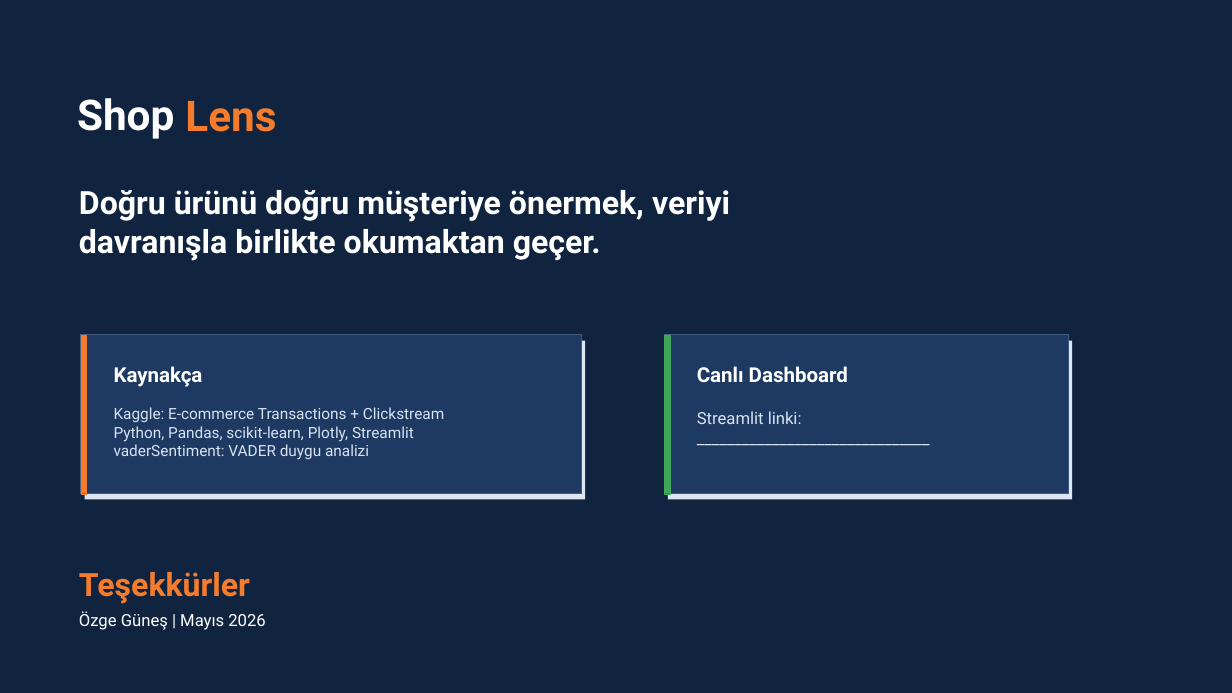
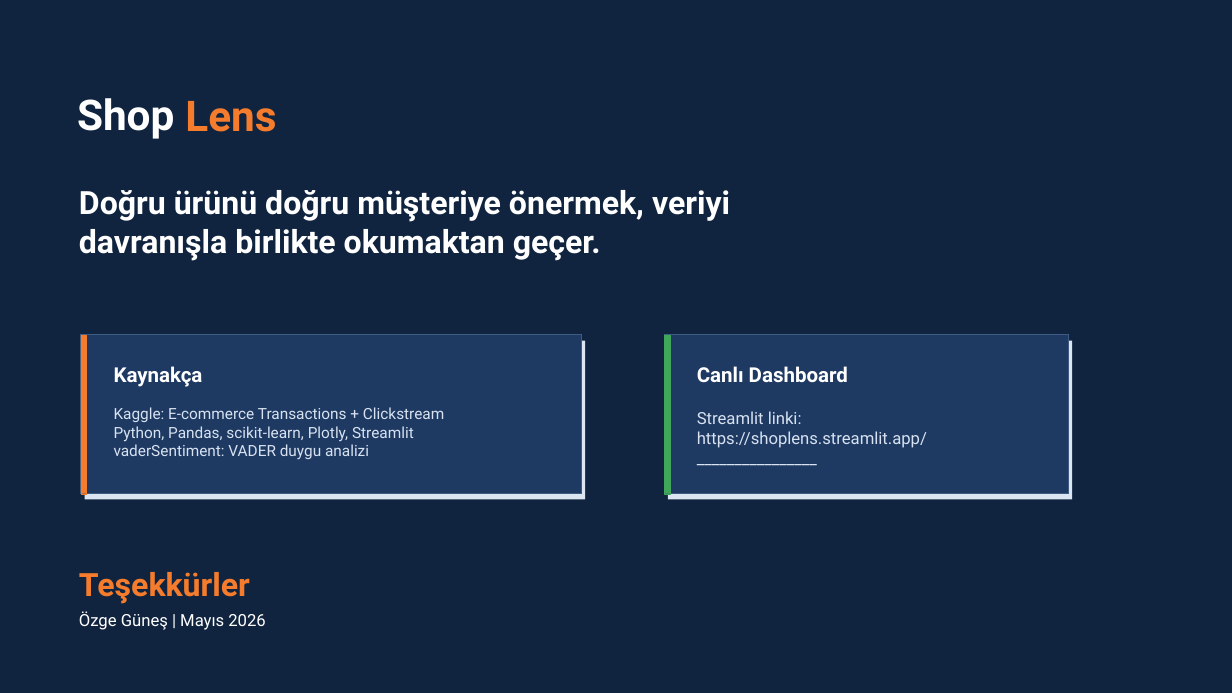
Before and after one commit to ozgunes91/ShopLens, a slide deck: slide 20 of ShopLens_Sunum_Final.pptx. Drawn at 1232x693 pixels with LibreOffice and Linux fonts; fonts in the diff are those of the drawing. Boxes give left, top, right and bottom in pixels: in the first picture for what was removed or moved away, otherwise in the second. Text is boxed around its words. In the diff, an @@ line names an element or a change of style, - is before the commit and + after.

```diff
--- a/ShopLens_Sunum_Final.pptx
+++ b/ShopLens_Sunum_Final.pptx
@@ text at [697, 431, 927, 448]: text changed @@
-_______________________________
+https://shoplens.streamlit.app/________________
```
Also in this commit, not shown: 4 other slides changed.
